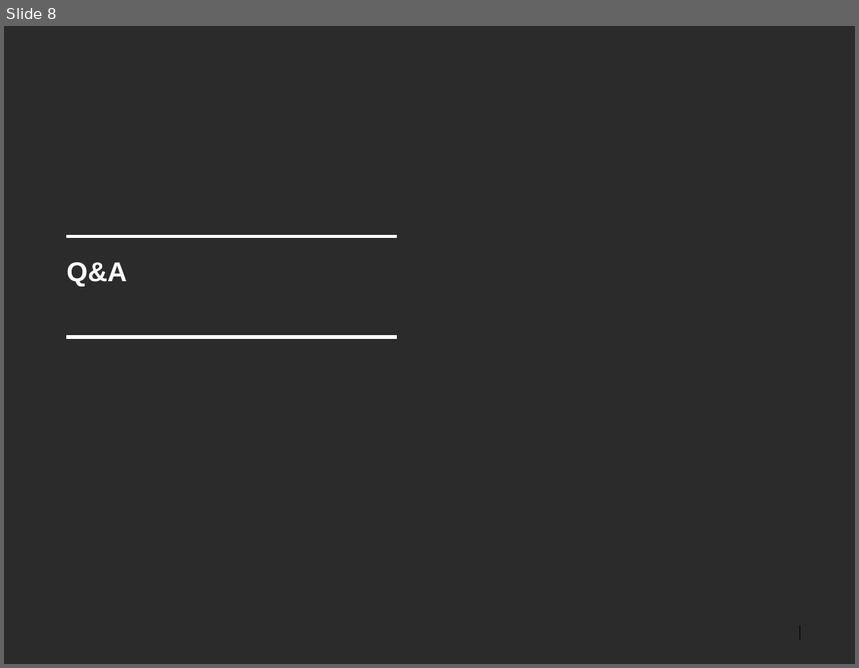
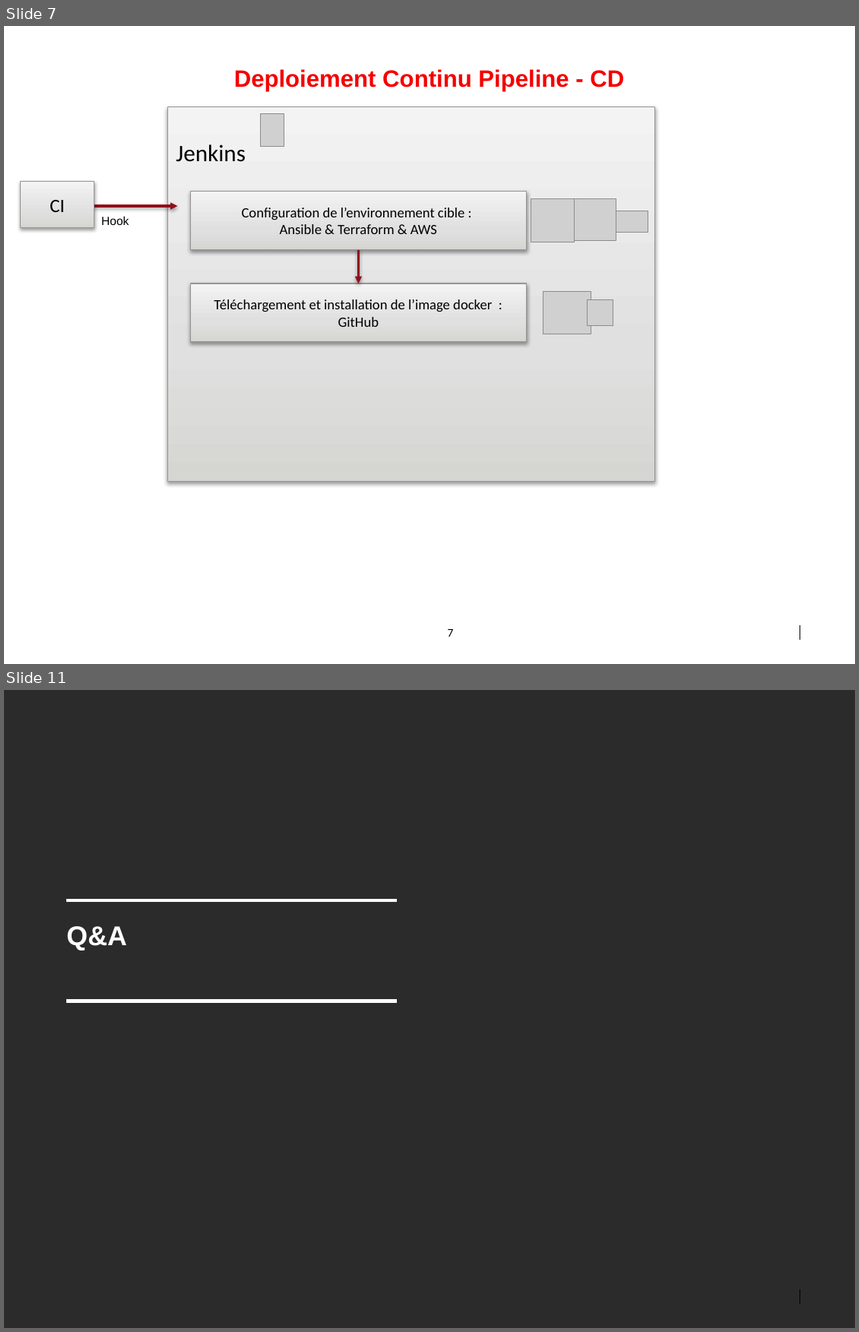
Before and after one commit to bnclab13/devops, a slide deck: doc/Presentation.pptx. Shown one above the other, each under a label of ours: slide 8 before the commit, slides 7 and 11 after it; the slides between them are not shown. The pictures are 859x668 and 859x1332 pixels, drawn with LibreOffice and Linux fonts; fonts in the diff are those of the drawing; grey boxes stand for pictures; background and template pictures are left out; a plain dark background stands for a picture behind light text. Boxes give left, top, right and bottom in pixels: in the first picture for what was removed or moved away, otherwise in the second. Text is boxed around its words. In the diff, an @@ line names an element or a change of style, - is before the commit and + after.

```diff
--- a/doc/Presentation.pptx
+++ b/doc/Presentation.pptx
@@ slide 7 added at (4, 26, 855, 664), background #FFFFFF; not listed: 2 template elements that a slide beside it also shows @@
@@ title added at (234, 69, 624, 91), 20 pt, text #F50000, bold @@
+Deploiement Continu Pipeline - CD
@@ rectangle added at (167, 107, 655, 481), fill gradient #D4D5D3 to #E0E1E0 to #F3F3F3, outline #969795 0.75 pt, 20 pt, text #000000 @@
+Jenkins
@@ picture added at (261, 113, 285, 146) @@
@@ line added from (406, 135) to (453, 135), #F50000 2 pt @@
@@ rectangle added at (20, 182, 94, 227), fill gradient #D4D5D3 to #E0E1E0 to #F3F3F3, outline #969795 0.75 pt, 16 pt, text #000000 @@
+CI
@@ arrow added from (94, 206) to (177, 206), #920F1C 2 pt @@
@@ rectangle added at (190, 191, 527, 250), fill gradient #D4D5D3 to #E0E1E0 to #F3F3F3, outline #969795 0.75 pt, 12 pt, text #000000 @@
+Configuration de l’environnement cible :
+Ansible & Terraform & AWS
@@ picture added at (531, 199, 574, 242) @@
@@ picture added at (574, 199, 616, 240) @@
@@ text added at (101, 216, 129, 225), 10 pt, text #000000 @@
+Hook
@@ picture added at (616, 211, 648, 232) @@
@@ arrow added from (359, 250) to (359, 284), #920F1C 2 pt @@
@@ rectangle added at (190, 284, 527, 343), fill gradient #D4D5D3 to #E0E1E0 to #F3F3F3, outline #969795 0.75 pt, 12 pt, text #000000 @@
+Téléchargement et installation de l’image docker : GitHub
@@ picture added at (543, 291, 591, 334) @@
@@ picture added at (587, 300, 614, 326) @@
@@ page number added at (448, 629, 454, 637), 10 pt, text #000000 @@
+7
@@ what was slide 8 is now slide 11 @@
```
Also in this commit, not shown: 3 slides changed, 6 other slides added, 4 slides removed.
